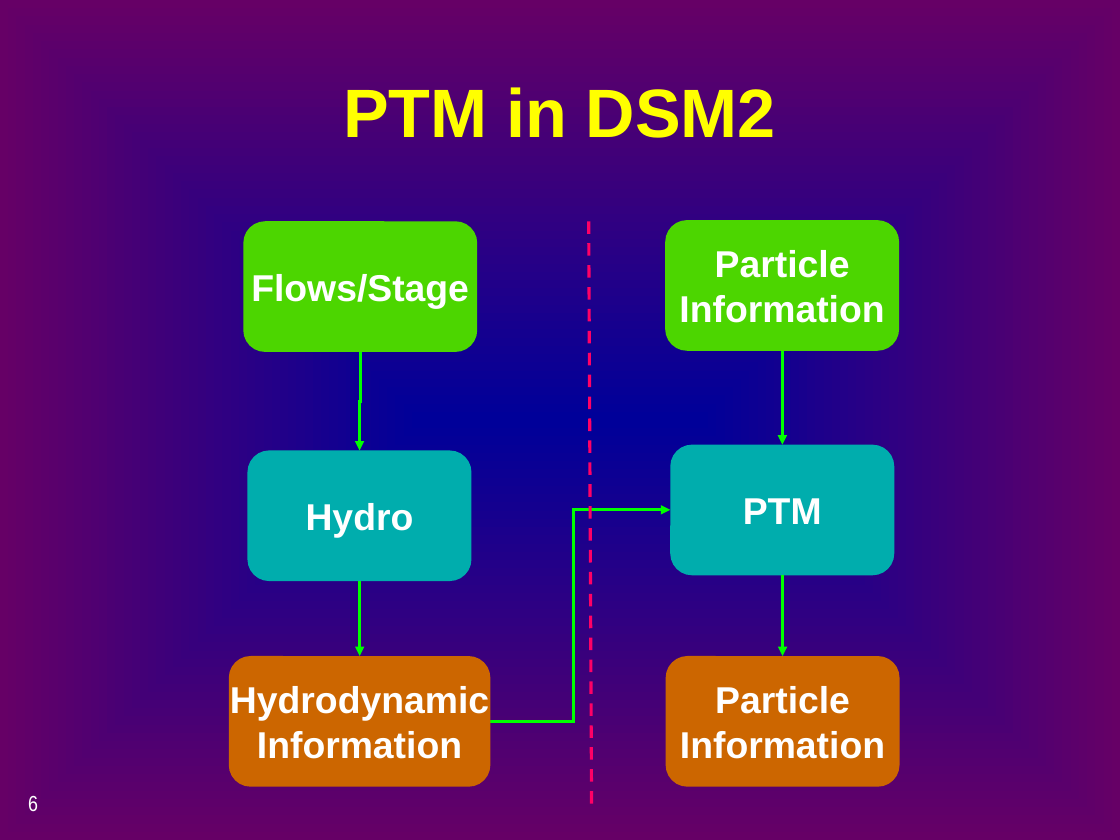
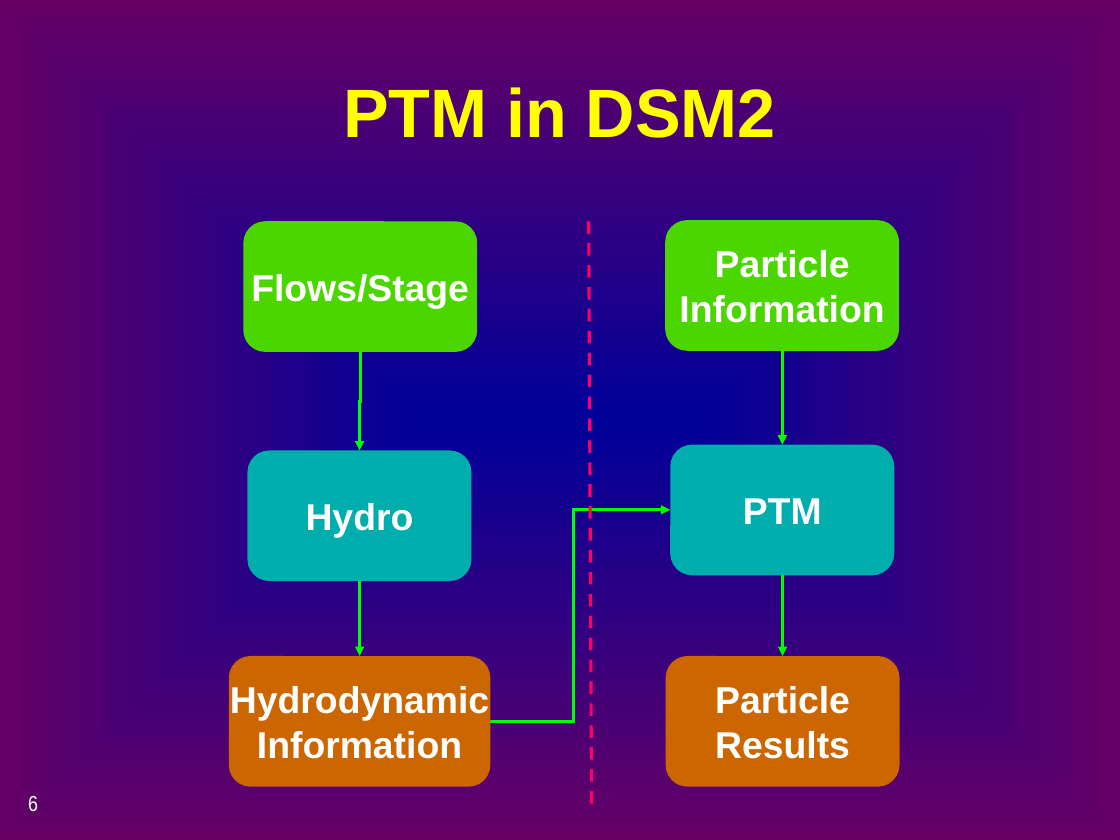
Before and after one commit to CADWRDeltaModeling/dsm2, a slide deck: slide 6 of dsm2/presentations/d2_ptm.pptx. Drawn at 1120x840 pixels with LibreOffice and Linux fonts; fonts in the diff are those of the drawing. Boxes give left, top, right and bottom in pixels: in the first picture for what was removed or moved away, otherwise in the second. Text is boxed around its words. In the diff, an @@ line names an element or a change of style, - is before the commit and + after.

```diff
--- a/dsm2/presentations/d2_ptm.pptx
+++ b/dsm2/presentations/d2_ptm.pptx
@@ text in rounded rectangle at bbox=[715, 731, 850, 759]: text changed @@
-Information
+Results
```
Also in this commit, not shown: 2 other slides changed.
